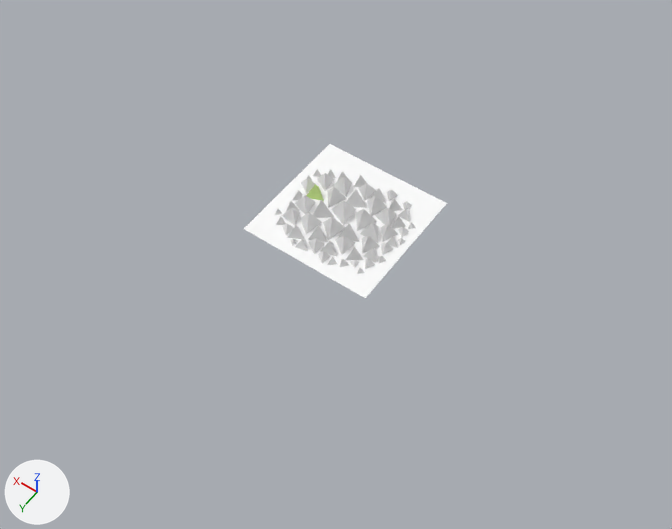
The Blender file Tetra_Objects/Tetrapod_assembly_sim/tetrapod_sim_001.blend as it was, and as the next commit left it.
Before and after are seen from a 50 mm lens placed at (-144.0, 222.0, 289.0), pointed at (-9.0, 33.0, -9.0). Every picture has the same lights, and +X, +Y and +Z are marked at lower left.

The scene before the commit, as lines of its bpy script (objects in view):
```python
ob_plane = bpy.data.objects.new('Plane', me_plane)
ob_plane.location = (-1.7, 15.9, 0.3)
ob_plane.scale = (2.99, 2.99, 2.99)
ob_tetra_65 = bpy.data.objects.new('tetra_65', me_cone_025)
ob_tetra_65.location = (20.7, 12.1, 1.7)
ob_tetra_65.rotation_euler = (0.0, 0.0, 0.455)  # degrees (0, 0, 26)
ob_tetra_65.scale = (0.103, 0.103, 0.103)
ob_tetra_70_001 = bpy.data.objects.new('tetra_70.001', me_cone_022)
ob_tetra_70_001.location = (-6.9, 34.5, 1.8)
ob_tetra_70_001.rotation_euler = (0.0, 0.0, -0.738)  # degrees (0, 0, -42)
ob_tetra_70_001.scale = (0.103, 0.103, 0.103)
ob_tetra_75 = bpy.data.objects.new('tetra_75', me_cone_017)
ob_tetra_75.location = (15.9, 6.2, 1.9)
ob_tetra_75.rotation_euler = (0.0, 0.0, 0.575)  # degrees (0, 0, 33)
ob_tetra_75.scale = (0.103, 0.103, 0.103)
ob_tetra_75_001 = bpy.data.objects.new('tetra_75.001', me_cone_018)
ob_tetra_75_001.location = (-20.8, 14.3, 1.9)
ob_tetra_75_001.rotation_euler = (0.0, 0.0, 0.14)  # degrees (0, 0, 8)
ob_tetra_75_001.scale = (0.103, 0.103, 0.103)
ob_tetra_80 = bpy.data.objects.new('tetra_80', me_cone_013)
ob_tetra_80.location = (-17.9, 23.9, 2.0)
ob_tetra_80.rotation_euler = (0.0, 0.0, 0.0837)  # degrees (0, 0, 4.8)
ob_tetra_80.scale = (0.103, 0.103, 0.103)
ob_tetra_80_002 = bpy.data.objects.new('tetra_80.002', me_cone_015)
ob_tetra_80_002.location = (15.1, 13.9, 2.0)
ob_tetra_80_002.rotation_euler = (0.0, 0.0, -0.683)  # degrees (0, 0, -39)
ob_tetra_80_002.scale = (0.103, 0.103, 0.103)
ob_tetra_80_003 = bpy.data.objects.new('tetra_80.003', me_cone_016)
ob_tetra_80_003.location = (-10.2, 29.4, 2.0)
ob_tetra_80_003.rotation_euler = (0.0, 0.0, 0.421)  # degrees (0, 0, 24)
ob_tetra_80_003.scale = (0.103, 0.103, 0.103)
```
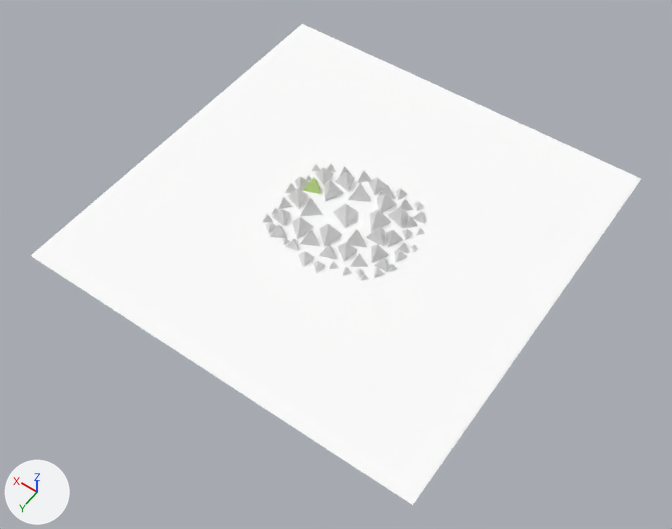
Where the change shows, as pixel boxes (x1, y1, x2, y2) in the pictures (672 x 529 px):
'Plane', rescaled (200% wider, 211% taller): before (244, 144, 447, 298); after (31, 24, 641, 505)
'tetra_95.001', moved: before (356, 209, 377, 231); after (370, 210, 391, 231)
'tetra_95', moved: before (323, 217, 346, 240); after (319, 224, 342, 247)
'tetra_90.001', moved: before (300, 213, 322, 234); after (292, 217, 314, 239)
'tetra_90.003', moved: before (367, 196, 387, 216); after (377, 193, 397, 213)
'tetra_95.003', moved: before (313, 200, 334, 218); after (300, 197, 323, 216)
'tetra_x100', moved: before (331, 201, 356, 225); after (333, 204, 358, 228)
'tetra_80', moved: before (362, 235, 379, 254); after (371, 244, 389, 263)
'tetra_85.003', moved: before (295, 196, 315, 215); after (287, 188, 308, 209)
'tetra_90.002', moved: before (327, 187, 347, 207); after (324, 181, 344, 201)
'tetra_85', moved: before (360, 223, 379, 243); after (366, 227, 385, 247)
'tetra_95.002', moved: before (346, 189, 367, 208); after (348, 183, 371, 202)
'tetra_80.003', moved: before (335, 235, 355, 255); after (338, 242, 357, 262)
'tetra_90', moved: before (337, 224, 359, 242); after (347, 229, 367, 247)
'tetra_85.002', moved: before (332, 177, 352, 197); after (335, 172, 355, 192)
'tetra_75.001', moved: before (381, 224, 398, 242); after (386, 230, 404, 247)
'tetra_80.002', moved: before (306, 184, 324, 201); after (303, 178, 322, 194)
'tetra_75', moved: before (317, 173, 335, 191); after (315, 168, 333, 186)
'tetra_65', moved: before (301, 178, 315, 193); after (295, 177, 309, 190)
'tetra_70.001', moved: before (320, 241, 337, 256); after (319, 244, 336, 260)

What the commit changed:
Object 'Plane' (ob_plane) is rescaled from (2.99, 2.99, 2.99) to (8.96, 8.96, 8.96).
Object 'tetra_65' (ob_tetra_65) moves from (20.7, 12.1, 1.7) to (23.4, 13.0, 1.7).
Object 'tetra_70.001' (ob_tetra_70_001) moves from (-6.9, 34.5, 1.8) to (-7.6, 36.1, 1.8).
Object 'tetra_75.001' (ob_tetra_75_001) moves from (-20.8, 14.3, 1.9) to (-24.2, 15.6, 1.9).
Object 'tetra_75' (ob_tetra_75) moves from (15.9, 6.2, 1.9) to (18.1, 4.0, 1.9).
Object 'tetra_80.003' (ob_tetra_80_003) moves from (-10.2, 29.4, 2.0) to (-13.0, 31.8, 2.0).
Object 'tetra_80.002' (ob_tetra_80_002) moves from (15.1, 13.9, 2.0) to (18.0, 11.4, 2.0).
Object 'tetra_80' (ob_tetra_80) moves from (-17.9, 23.9, 2.0) to (-23.5, 25.5, 2.0).
Object 'tetra_85.003' (ob_tetra_85_003) moves from (14.8, 21.8, 2.1) to (19.5, 20.4, 2.1).
Object 'tetra_85.002' (ob_tetra_85_002) moves from (7.9, 4.1, 2.1) to (8.6, 1.4, 2.1).
Object 'tetra_85' (ob_tetra_85) moves from (-15.8, 17.9, 2.1) to (-19.0, 18.2, 2.1).
Object 'tetra_90.003' (ob_tetra_90_003) moves from (-9.0, 5.6, 2.2) to (-11.3, 2.2, 2.2).
Object 'tetra_90.002' (ob_tetra_90_002) moves from (7.6, 11.3, 2.2) to (10.7, 9.4, 2.2).
Object 'tetra_90.001' (ob_tetra_90_001) moves from (7.6, 28.5, 2.2) to (9.1, 32.4, 2.2).
Object 'tetra_90' (ob_tetra_90) moves from (-8.6, 23.8, 2.2) to (-12.8, 24.4, 2.2).
Object 'tetra_95.003' (ob_tetra_95_003) moves from (7.4, 20.3, 2.3) to (11.8, 21.9, 2.3).
Object 'tetra_95.002' (ob_tetra_95_002) moves from (-0.5, 7.3, 2.3) to (-0.1, 3.5, 2.3).
Object 'tetra_95.001' (ob_tetra_95_001) moves from (-9.2, 14.4, 2.3) to (-14.1, 11.4, 2.3).
Object 'tetra_95' (ob_tetra_95) moves from (-1.6, 25.3, 2.3) to (-2.3, 29.1, 2.3).
Object 'tetra_x100' (ob_tetra_x100) moves from (-0.5, 16.0, 2.4) to (-2.0, 16.8, 2.4).
